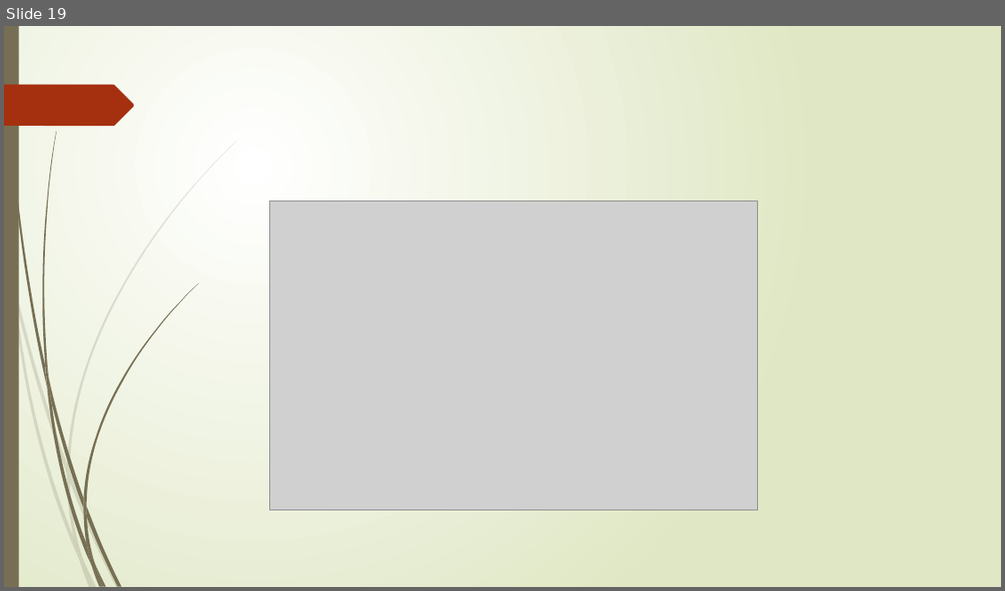
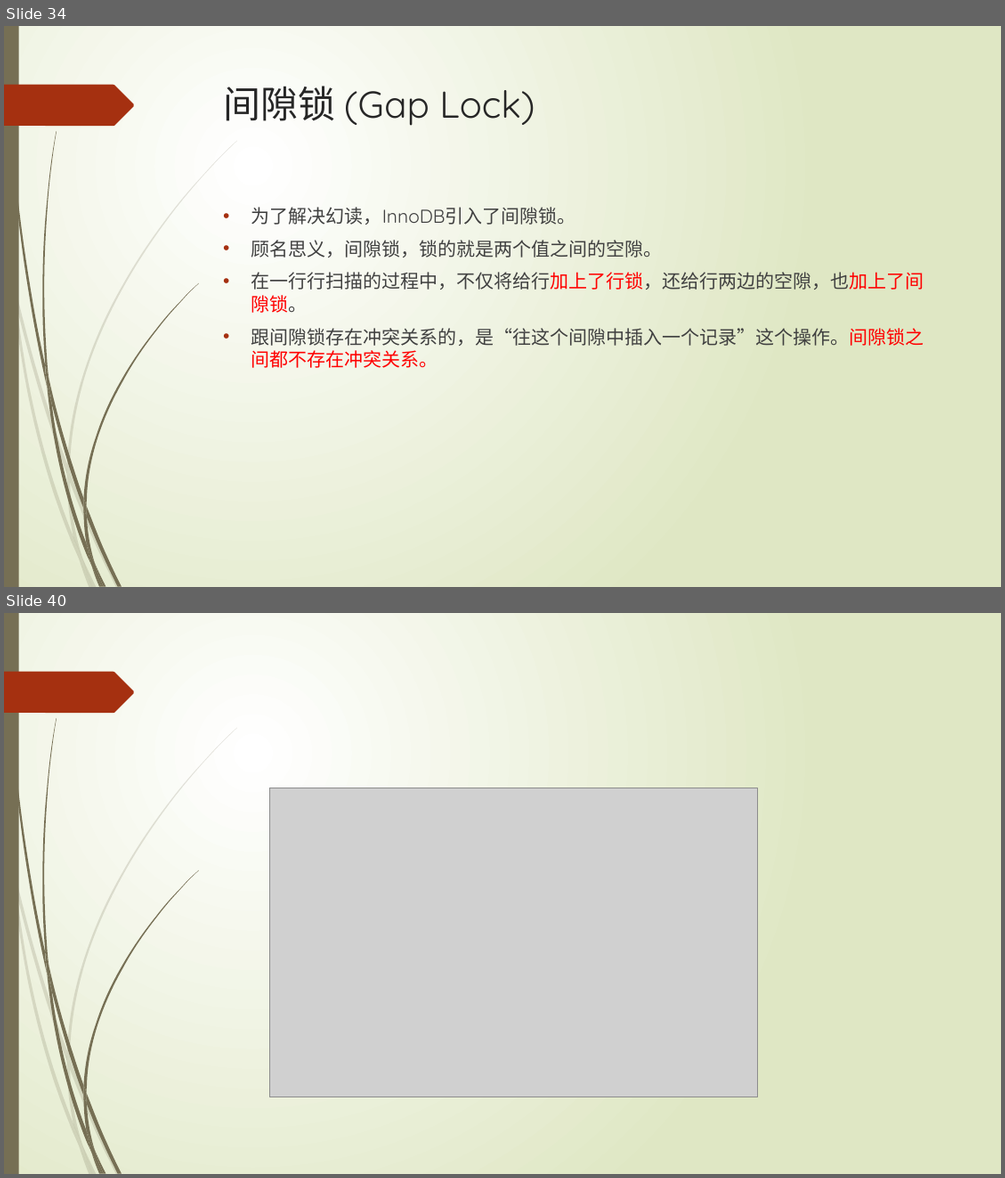
Before and after one commit to TopSpoofer/learning, a slide deck: mysql/mysql的事务实现.pptx. Shown one above the other, each under a label of ours: slide 19 before the commit, slides 34 and 40 after it; the slides between them are not shown. The pictures are 1005x591 and 1005x1178 pixels, drawn with LibreOffice and Linux fonts; fonts in the diff are those of the drawing; grey boxes stand for pictures. Boxes give left, top, right and bottom in pixels: in the first picture for what was removed or moved away, otherwise in the second. Text is boxed around its words. In the diff, an @@ line names an element or a change of style, - is before the commit and + after.

```diff
--- a/mysql/mysql的事务实现.pptx
+++ b/mysql/mysql的事务实现.pptx
@@ slide 34 added at box(4, 26, 1001, 587), background gradient #FFFFFF to #DFE8C4; not listed: 24 template elements that a slide beside it also shows @@
@@ title added at box(224, 86, 534, 126), 36 pt, text #262626 @@
+间隙锁 (Gap Lock)
@@ text added at box(251, 207, 924, 368), 18 pt, text #404040 @@
+• 为了解决幻读，InnoDB引入了间隙锁。
+• 顾名思义，间隙锁，锁的就是两个值之间的空隙。
+• 在一行行扫描的过程中，不仅将给行加上了行锁，还给行两边的空隙，也加上了间隙锁。
+• 跟间隙锁存在冲突关系的，是“往这个间隙中插入一个记录”这个操作。间隙锁之间都不存在冲突关系。
@@ what was slide 19 is now slide 40 @@
```
Also in this commit, not shown: 21 other slides added, 1 slide removed, 1 other file.
